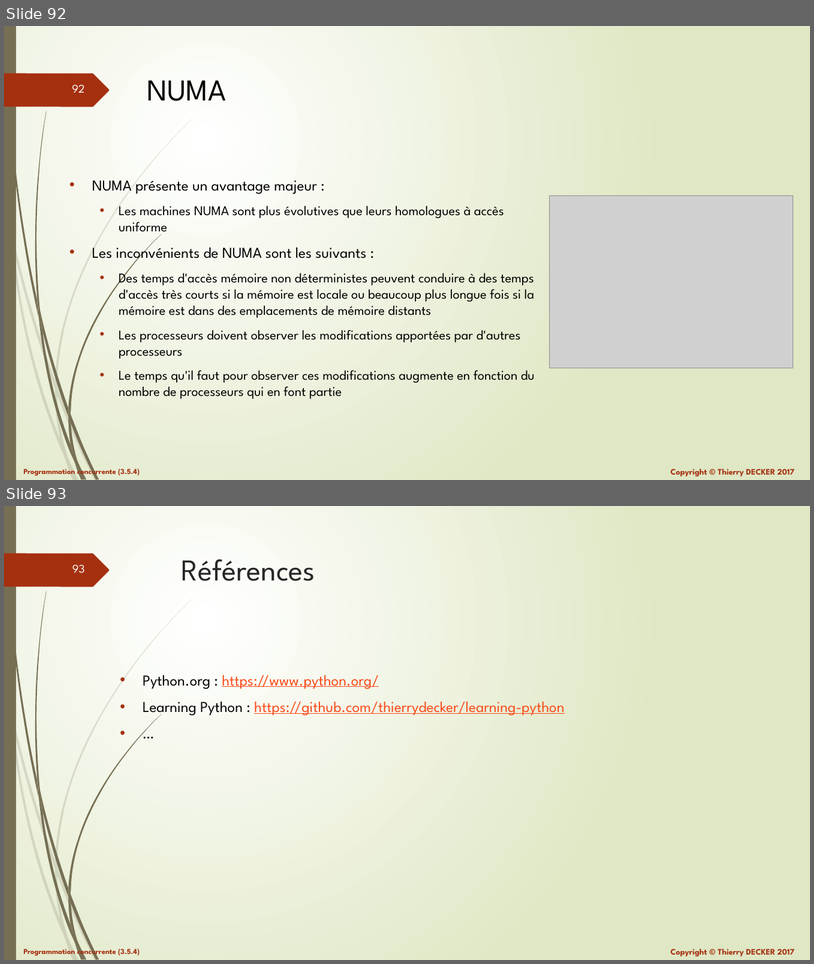
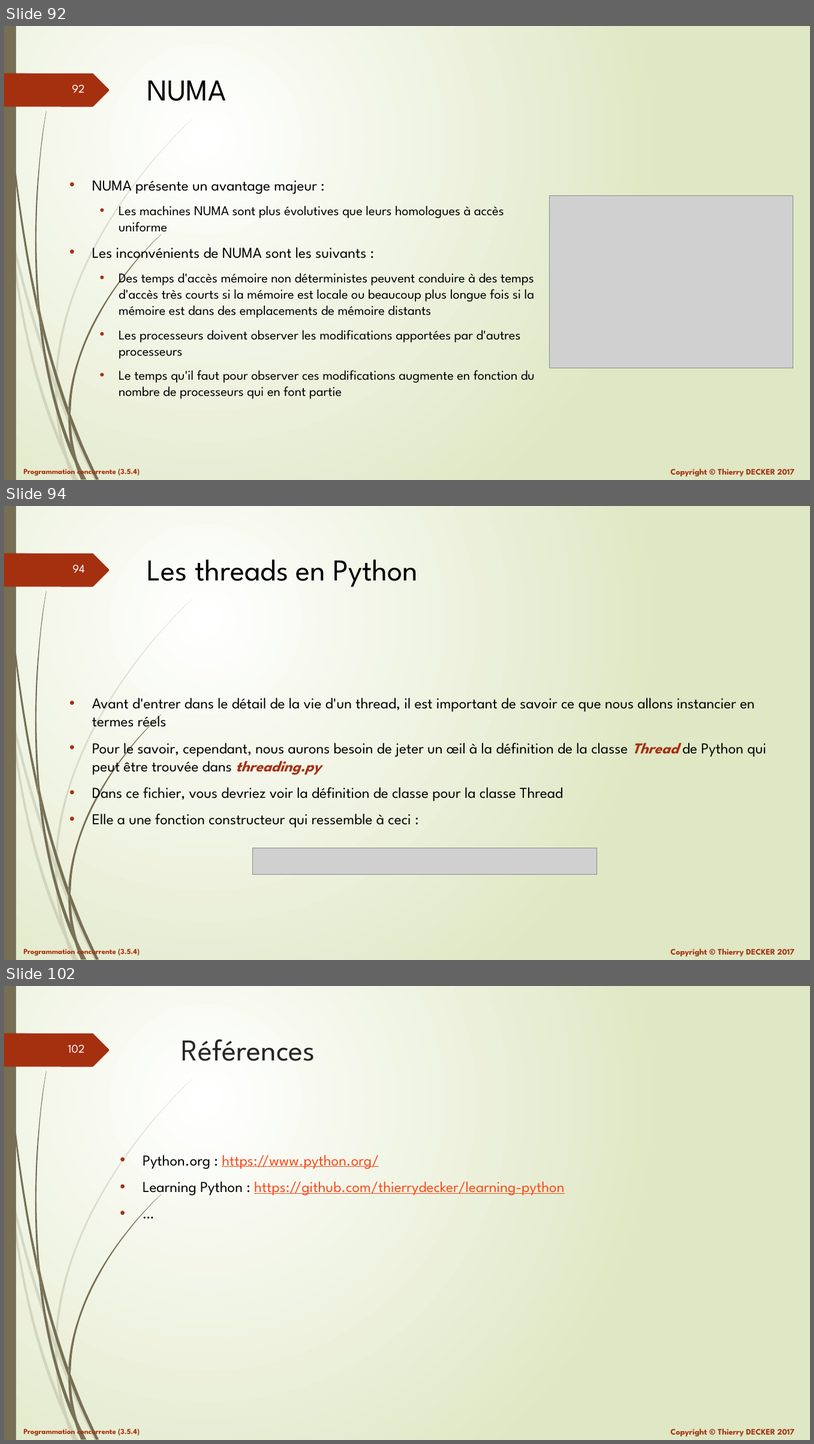
Before and after one commit to VikmanTheRacoon/learning-python, a slide deck: documentations/python-103.pptx. Shown one above the other, each under a label of ours: slides 92 and 93 before the commit, slides 92, 94 and 102 after it; the slides between them are not shown. The pictures are 814x964 and 814x1444 pixels, drawn with LibreOffice and Linux fonts; fonts in the diff are those of the drawing; grey boxes stand for pictures. Boxes give left, top, right and bottom in pixels: in the first picture for what was removed or moved away, otherwise in the second. Text is boxed around its words. In the diff, an @@ line names an element or a change of style, - is before the commit and + after.

```diff
--- a/documentations/python-103.pptx
+++ b/documentations/python-103.pptx
@@ slide 94 added at [4,506,810,960], background gradient #FFFFFF to #DFE8C4; not listed: 27 template elements that a slide beside it also shows @@
@@ title added at [147,559,418,587], 36 pt, text #000000 @@
+Les threads en Python
@@ text added at [92,697,767,828], 18 pt, text #000000 @@
+• Avant d'entrer dans le détail de la vie d'un thread, il est important de savoir ce que nous allons instancier en termes réels
+• Pour le savoir, cependant, nous aurons besoin de jeter un œil à la définition de la classe Thread de Python qui peut être trouvée dans threading.py
+• Dans ce fichier, vous devriez voir la définition de classe pour la classe Thread
+• Elle a une fonction constructeur qui ressemble à ceci :
@@ picture added at [252,848,597,874] @@
@@ what was slide 93 is now slide 102 @@
@@ page number at [68,1045,85,1053]: text changed @@
-93
+102
```
Also in this commit, not shown: 8 other slides added, 1 other file.
